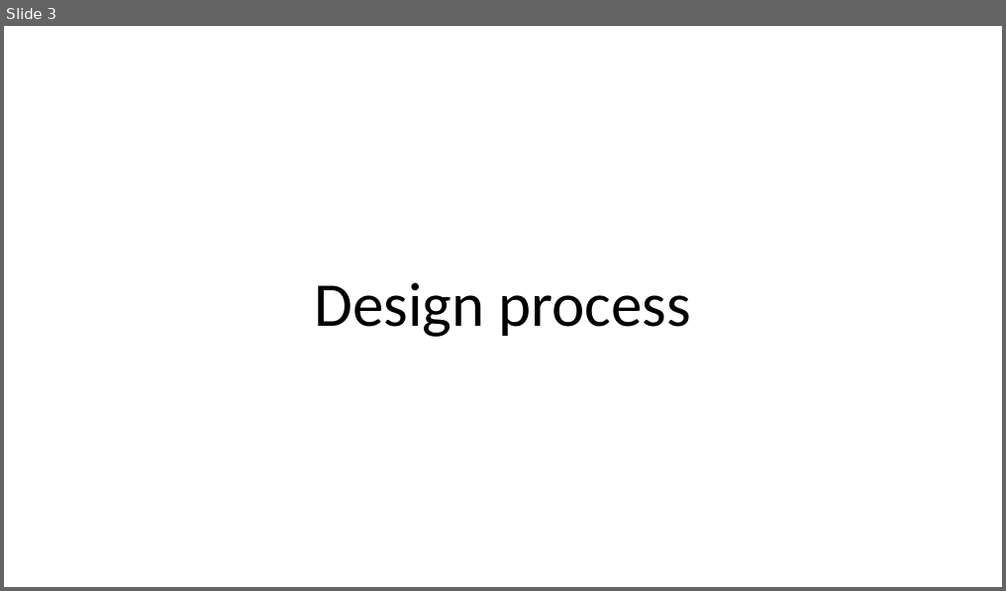
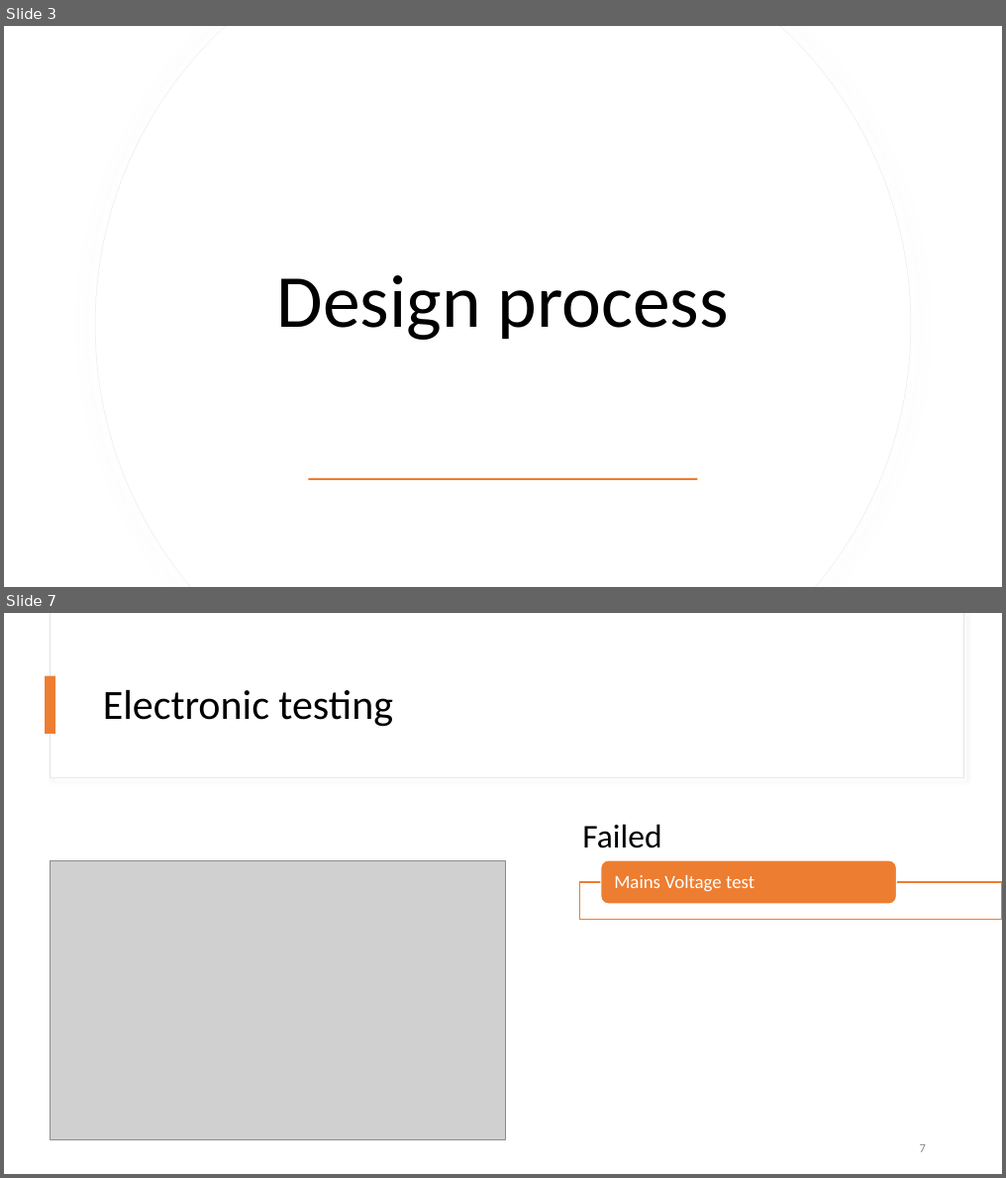
Before and after one commit to SeppeBudenaers/Soldeer_Station_Seppe_Budenaers, a slide deck: Media/Presentatie1.pptx. Shown one above the other, each under a label of ours: slide 3 before the commit, slides 3 and 7 after it; the slides between them are not shown. The pictures are 1006x591 and 1006x1178 pixels, drawn with LibreOffice and Linux fonts; fonts in the diff are those of the drawing; grey boxes stand for pictures. Boxes give left, top, right and bottom in pixels: in the first picture for what was removed or moved away, otherwise in the second. Text is boxed around its words. In the diff, an @@ line names an element or a change of style, - is before the commit and + after.

```diff
--- a/Media/Presentatie1.pptx
+++ b/Media/Presentatie1.pptx
@@ slide 7 added at <box>4,613,1002,1174</box>, background #FFFFFF @@
@@ rectangle added at <box>50,613,963,778</box>, fill #FFFFFF, outline #E1E1E1 1 pt @@
@@ rectangle added at <box>51,613,963,777</box>, fill #FFFFFF @@
@@ rectangle added at <box>46,676,55,734</box>, fill #ED7D31 @@
@@ title added at <box>103,690,393,727</box>, 40 pt, text #000000 @@
+Electronic testing
@@ text added at <box>582,824,661,849</box>, 32 pt, text #000000 @@
+Failed
@@ picture added at <box>51,861,506,1141</box> @@
@@ rounded rectangle added at <box>601,861,896,904</box>, fill #ED7D31, outline #FFFFFF 1 pt @@
@@ text added at <box>614,875,754,892</box>, 18 pt, text #FFFFFF @@
+Mains Voltage test
@@ rectangle added at <box>580,882,1002,920</box>, fill #FFFFFF at 90% opacity, outline #ED7D31 1 pt @@
@@ page number added at <box>920,1145,926,1153</box>, 12 pt, text #8C8C8C @@
+7
@@ slide 3 changed as well @@
@@ freeform shape added at <box>95,26,912,587</box>, fill #FFFFFF, outline #EFEFEF 0.75 pt @@
@@ freeform shape added at <box>96,26,911,587</box>, fill #FFFFFF @@
@@ title "Design process": place and size @@
-title "Design process" at <box>315,282,691,337</box>
+title "Design process" at <box>277,275,729,340</box>
@@ title "Design process" at <box>277,275,729,340</box>: size 60 to 72 pt; vertical alignment bottom to middle @@
@@ rectangle added at <box>309,478,698,480</box>, fill #ED7D31 @@
```
Also in this commit, not shown: 5 other slides changed, 10 other files.
